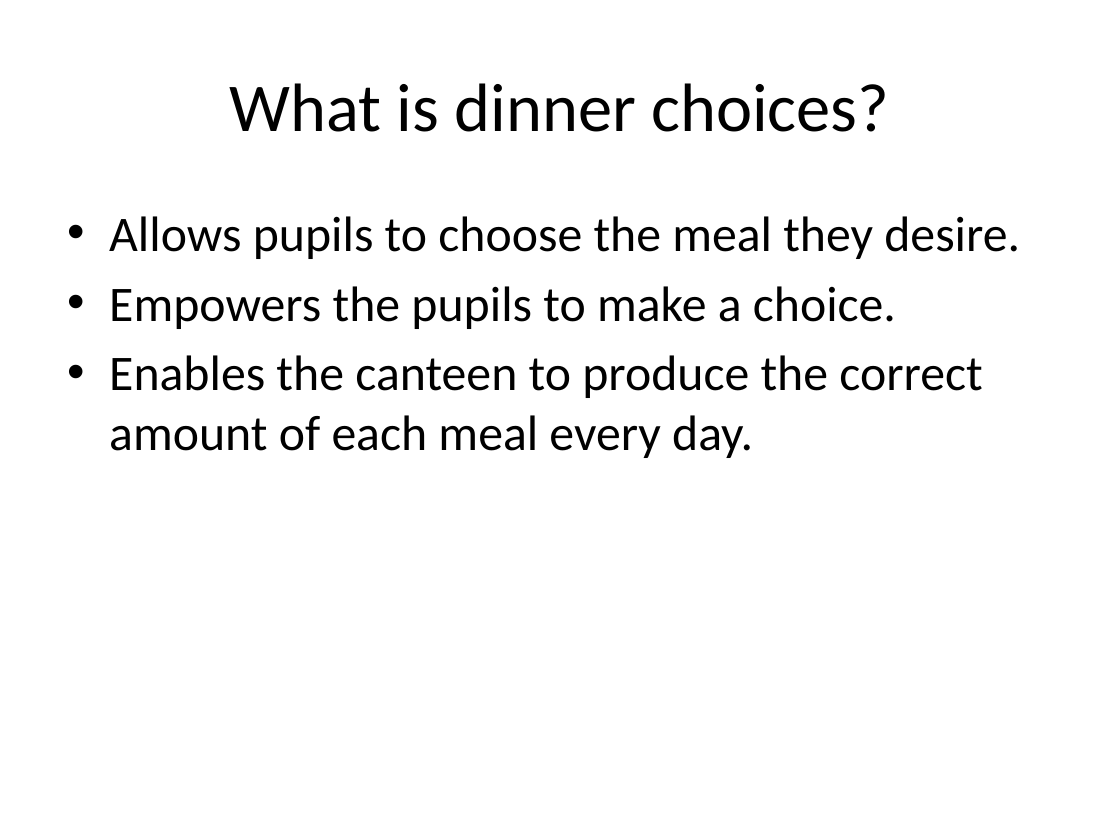
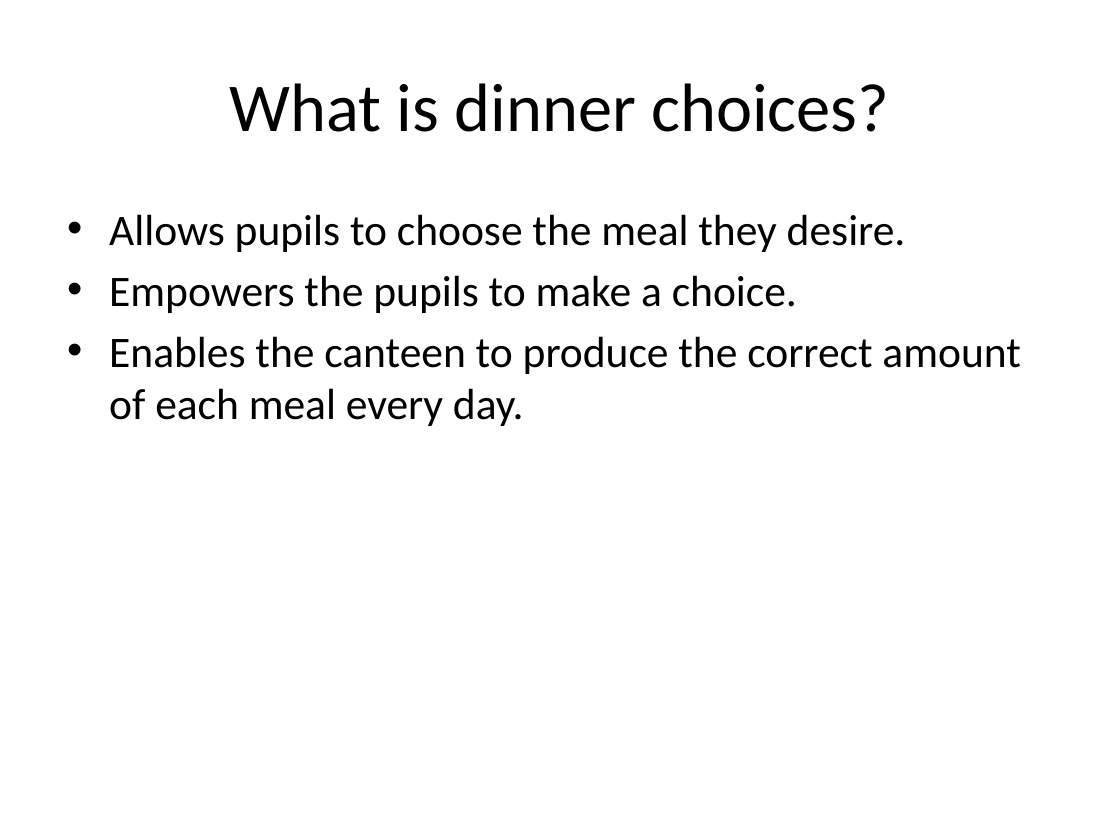
Before and after one commit to asfcarter/dinner_choices, a slide deck: slide 4 of Admin/User guides/Admin_info.pptx. Drawn at 1120x840 pixels with LibreOffice and Linux fonts; fonts in the diff are those of the drawing. Boxes give left, top, right and bottom in pixels: in the first picture for what was removed or moved away, otherwise in the second. Text is boxed around its words. In the diff, an @@ line names an element or a change of style, - is before the commit and + after.

Commit message:
Update the user guides. Remove all the default files so that everything is clean.

```diff
--- a/Admin/User guides/Admin_info.pptx
+++ b/Admin/User guides/Admin_info.pptx
@@ text "Allows pupils to choose the ..." at bbox=[109, 214, 1020, 426]: size 32 to 28 pt @@
```
Also in this commit, not shown: 7 other slides changed, 21 slides added, 1 slide removed, 19 other files.
